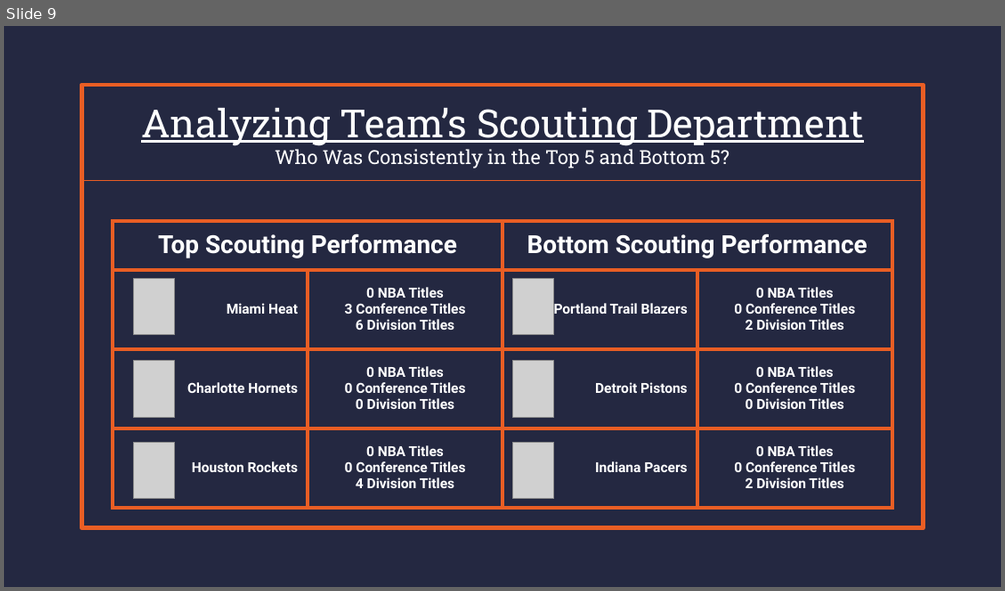
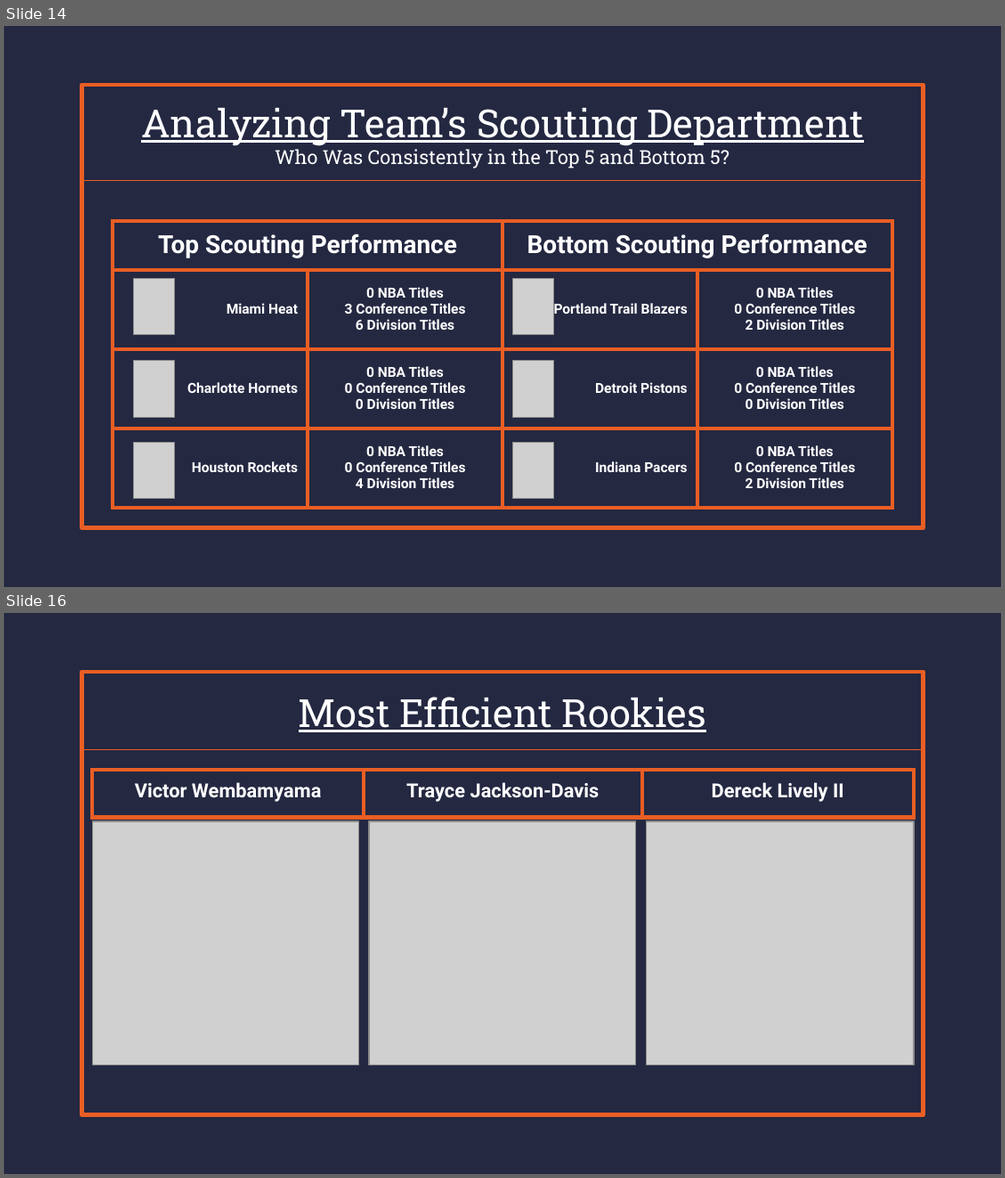
Before and after one commit to Zavello/capstone_DA12_NBA, a slide deck: CapStone Presentation.pptx. Shown one above the other, each under a label of ours: slide 9 before the commit, slides 14 and 16 after it; the slides between them are not shown. The pictures are 1005x591 and 1005x1178 pixels, drawn with LibreOffice and Linux fonts; fonts in the diff are those of the drawing; grey boxes stand for pictures. Boxes give left, top, right and bottom in pixels: in the first picture for what was removed or moved away, otherwise in the second. Text is boxed around its words. In the diff, an @@ line names an element or a change of style, - is before the commit and + after.

```diff
--- a/CapStone Presentation.pptx
+++ b/CapStone Presentation.pptx
@@ slide 16 added at <box>4,613,1001,1174</box>, background #242841; not listed: 1 template element that a slide beside it also shows @@
@@ rectangle added at <box>81,673,923,749</box>, outline #E95E24 0.75 pt, 28 pt, text #FFFFFF, underline @@
+Most Efficient Rookies
@@ table added at <box>93,770,914,818</box>, 1 rows, 3 columns @@
+Victor Wembamyama | Trayce Jackson-Davis | Dereck Lively II
@@ picture added at <box>93,821,359,1064</box> @@
@@ picture added at <box>369,821,636,1064</box> @@
@@ picture added at <box>646,821,914,1064</box> @@
@@ what was slide 9 is now slide 14 @@
```
Also in this commit, not shown: 1 slide changed, 6 other slides added, 11 other files.
